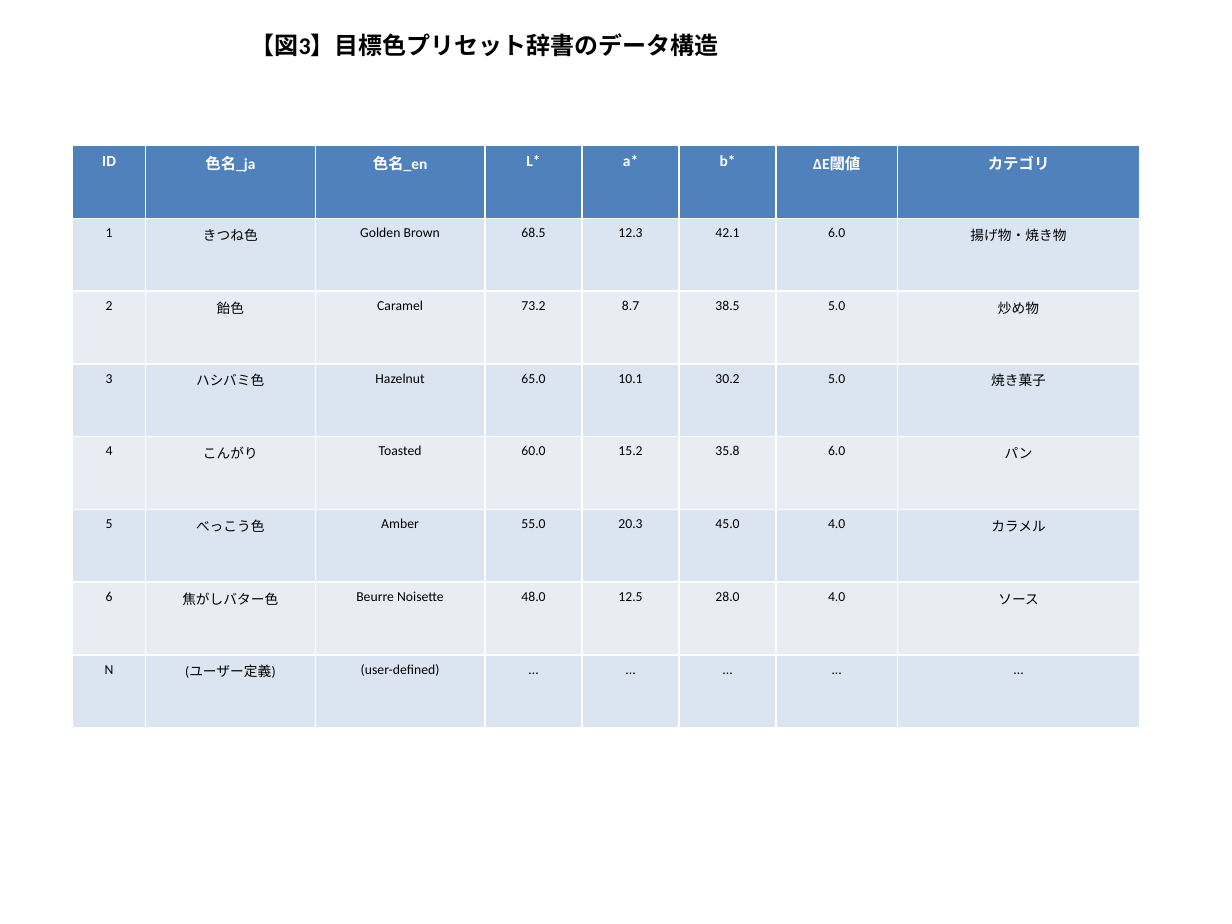
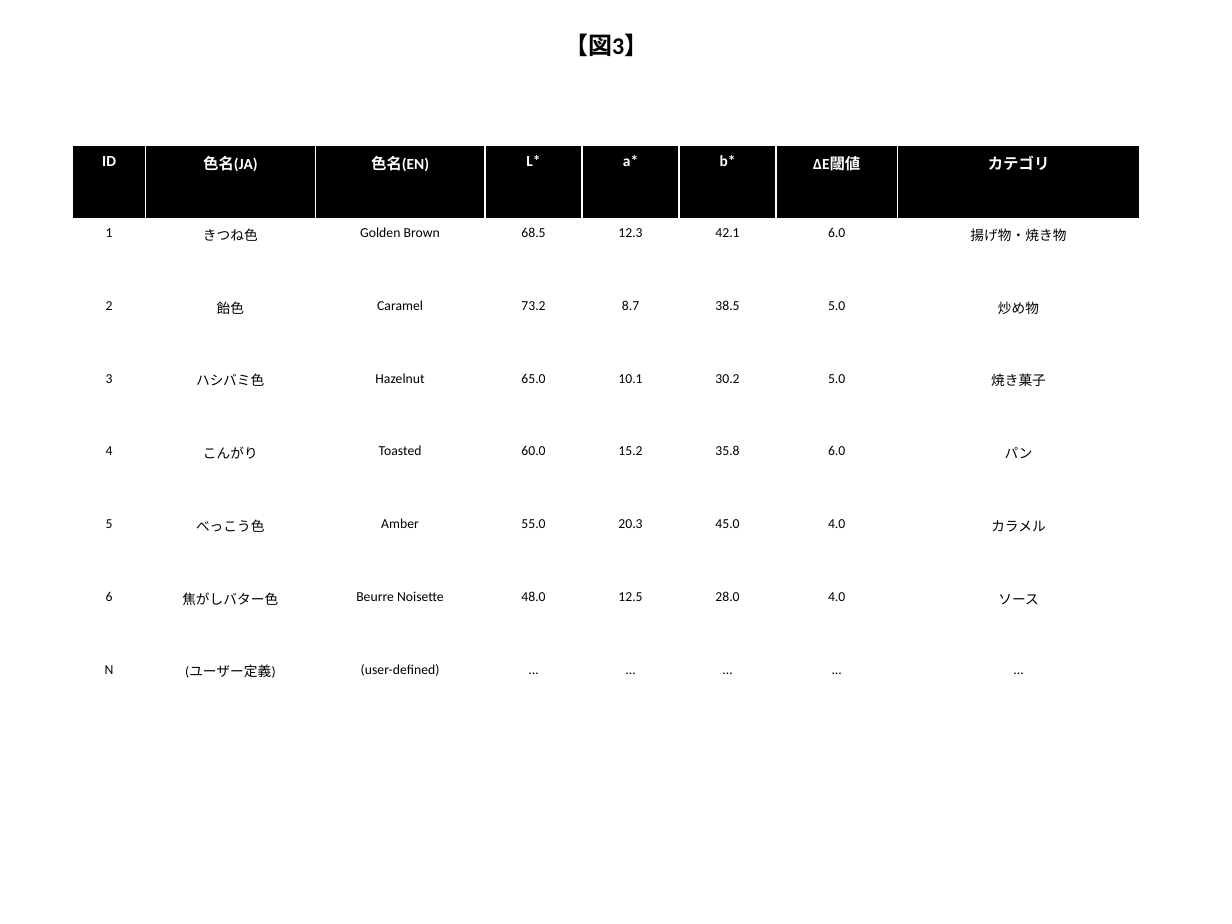
Before and after one commit to bougtoir/heat-accidents-mortality, a slide deck: slide 3 of color_cooking_concept/filing_docs/patent_figures.pptx. Drawn at 1232x924 pixels with LibreOffice and Linux fonts; fonts in the diff are those of the drawing. Boxes give left, top, right and bottom in pixels: in the first picture for what was removed or moved away, otherwise in the second. Text is boxed around its words. In the diff, an @@ line names an element or a change of style, - is before the commit and + after.

```diff
--- a/color_cooking_concept/filing_docs/patent_figures.pptx
+++ b/color_cooking_concept/filing_docs/patent_figures.pptx
@@ text at bbox=[564, 33, 648, 57]: text changed @@
-【図3】目標色プリセット辞書のデータ構造
+【図3】
@@ table at bbox=[73, 145, 1141, 727] @@
-row 1, column 2: 色名_ja
+row 1, column 2: 色名(JA)
-row 1, column 3: 色名_en
+row 1, column 3: 色名(EN)
@@ fill #4F81BD to #000000 in row 1 @@
@@ fill #DBE5F1 to #FFFFFF in 32 cells @@
@@ fill #E9EDF4 to #FFFFFF in 24 cells @@
```
Also in this commit, not shown: 6 other slides changed, 1 other file.
